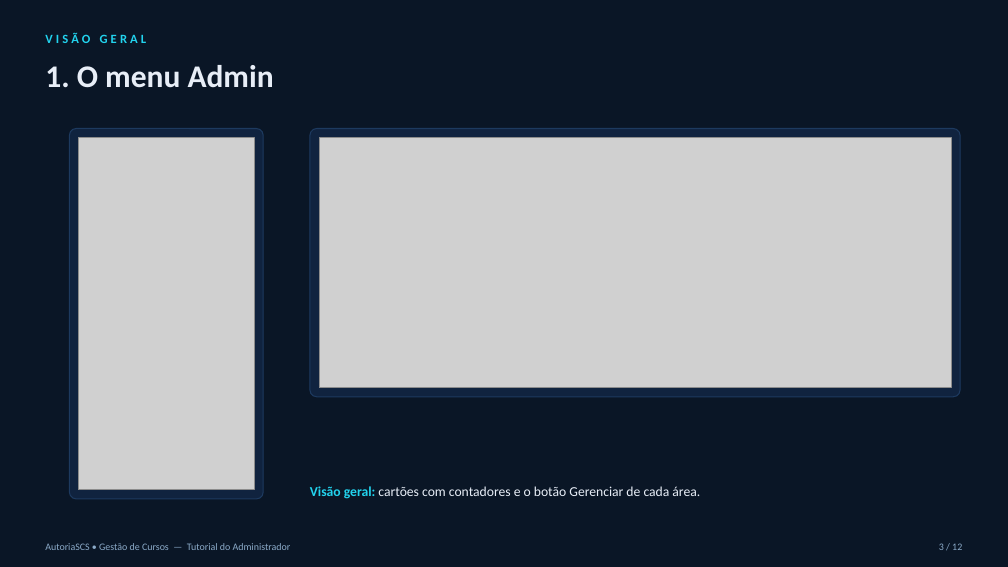
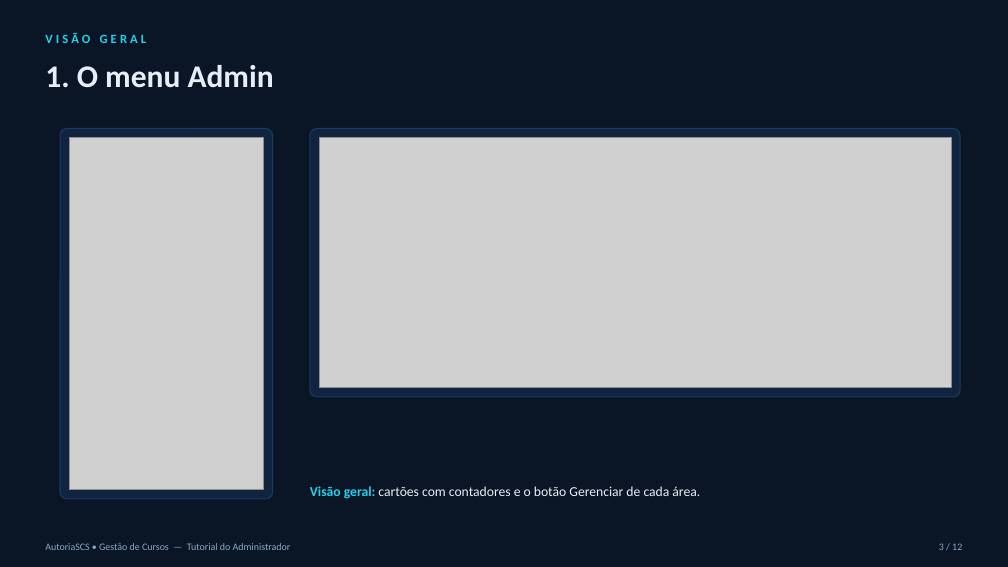
Before and after one commit to flaviospina/AutoriaSCS-Scrum-cursos, a slide deck: slide 3 of docs/tutoriais/Tutorial-Admin.pptx. Drawn at 1008x567 pixels with LibreOffice and Linux fonts; fonts in the diff are those of the drawing; grey boxes stand for pictures. Boxes give left, top, right and bottom in pixels: in the first picture for what was removed or moved away, otherwise in the second. Text is boxed around its words. In the diff, an @@ line names an element or a change of style, - is before the commit and + after.

```diff
--- a/docs/tutoriais/Tutorial-Admin.pptx
+++ b/docs/tutoriais/Tutorial-Admin.pptx
@@ rounded rectangle: place and size @@
-rounded rectangle at <box>70,129,263,499</box>
+rounded rectangle at <box>60,129,272,499</box>
@@ rounded rectangle at <box>60,129,272,499</box>: proportions changed @@
@@ picture: place and size @@
-picture at <box>79,138,254,490</box>
+picture at <box>69,138,263,490</box>
```
Also in this commit, not shown: 2 other slides changed, 9 other files.
